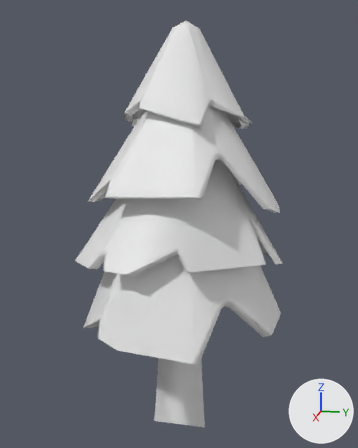
What one commit did to the FBX model ValleyProduction/Assets/_Art/Meshes/Environment/Vegetation/Trees/FirTree/Healthy/SM_HealthyFirTree_01_LOD2.fbx.
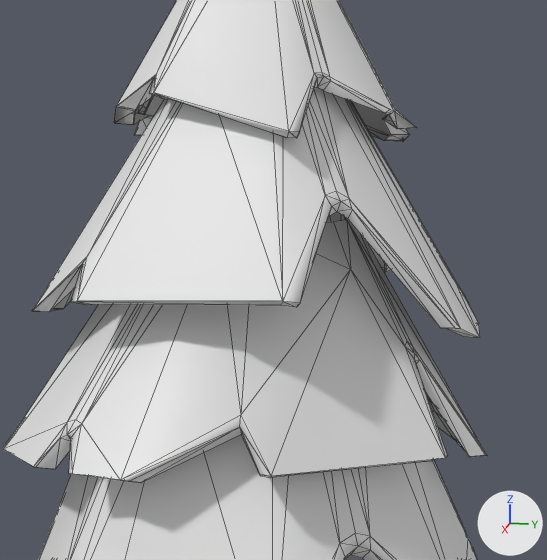
The first picture shows the older version from a camera (50 mm lens) standing at (9.79, 1.88, 6.7) and looking at (-0.04, -0.08, 4.25). The close-ups show both versions on the part from 21% to 86% of the width and 15% to 69% of the height of that picture. The axes (+X, +Y, +Z) are drawn at lower right. The lights are the same throughout. The close-ups show mesh edges as thin lines. Where no turn or scale is listed for an object, it has been applied to the vertices.

The first close-up shows 'FirTree_01_LOD2'.
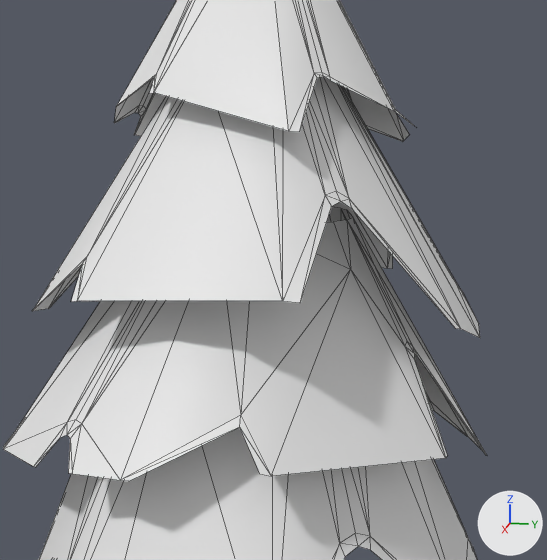
Where the newer file only moved an object's origin or applied its transform, the numbers keep the older frame.

Changed parts and their boxes [x1, y1, x2, y2] in the close-ups (547 x 560 px):
part 1 of me_mesh, deleted
    before: [32, 77, 487, 560]

Patch to the scene script:
```diff
--- a/ValleyProduction/Assets/_Art/Meshes/Environment/Vegetation/Trees/FirTree/Healthy/SM_HealthyFirTree_01_LOD2.fbx.py
+++ b/ValleyProduction/Assets/_Art/Meshes/Environment/Vegetation/Trees/FirTree/Healthy/SM_HealthyFirTree_01_LOD2.fbx.py
@@ me_mesh @@
 # used by ob_firtree_01_lod2; location = (0.0, 0.0, 0.0)
-me_mesh.from_pydata(...)  # 471 vertices, 714 faces; spans x -2.35..2.36, y -2.04..2.08, z -0.23..8.2
+me_mesh.from_pydata(...)  # 312 vertices, 398 faces; spans x -2.35..2.36, y -2.04..2.08, z -0.23..8.2
+# me_mesh part 1
+# 159 vertices are removed from x -2.21..2.16, y -1.89..1.93, z 2.05..6.66
+# 316 faces are deleted
```
